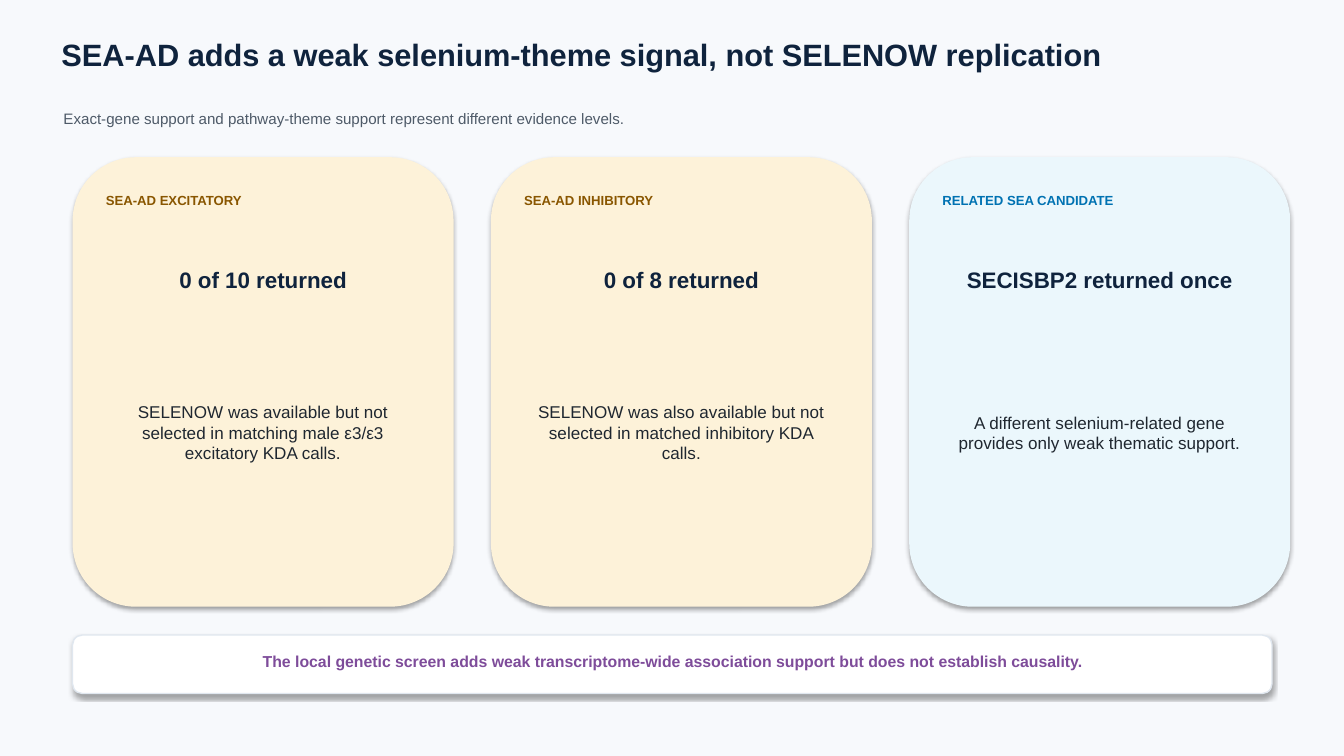
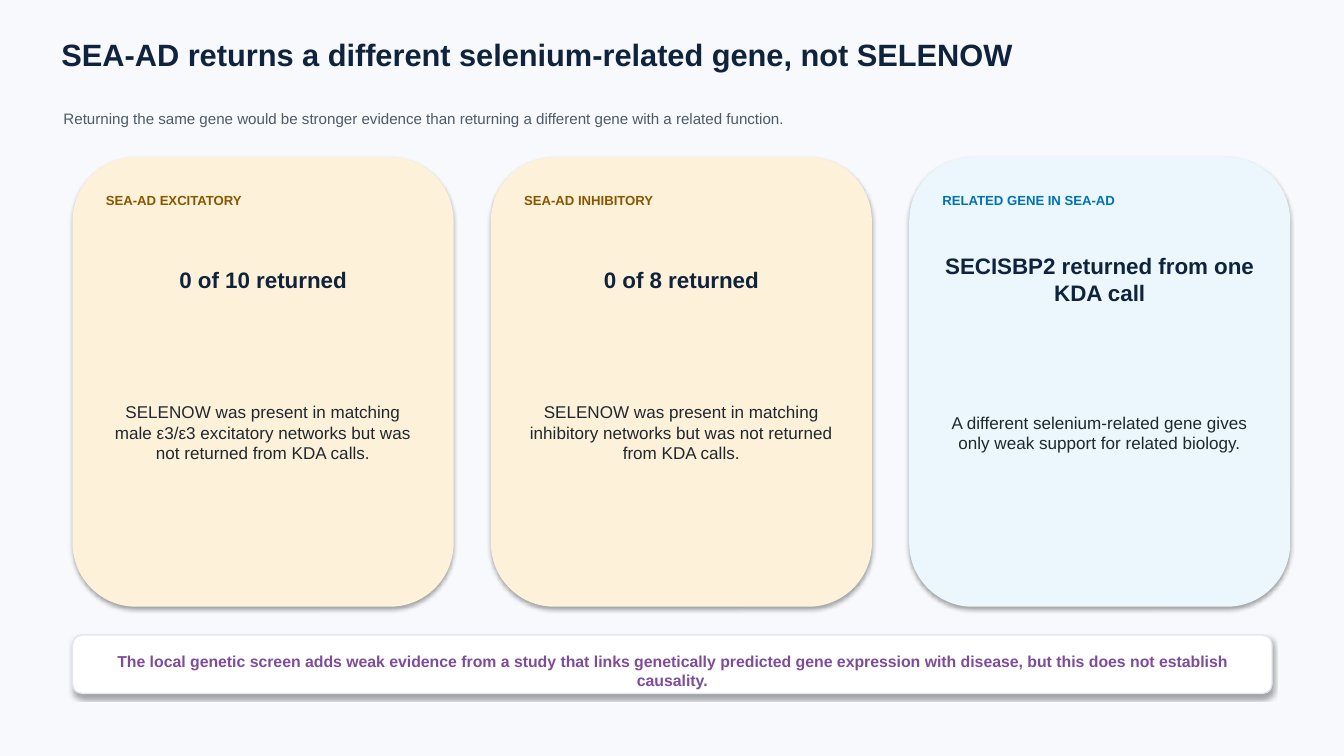
Before and after one commit to ericzhuang2010/alzheimer, a slide deck: slide 122 of docs/presentations/09162026/09162026_sex_apoe_kda_fine_broad.pptx (slide 117 before the commit). Drawn at 1344x756 pixels with LibreOffice and Linux fonts; fonts in the diff are those of the drawing. Boxes give left, top, right and bottom in pixels: in the first picture for what was removed or moved away, otherwise in the second. Text is boxed around its words. In the diff, an @@ line names an element or a change of style, - is before the commit and + after.

```diff
--- a/docs/presentations/09162026/09162026_sex_apoe_kda_fine_broad.pptx
+++ b/docs/presentations/09162026/09162026_sex_apoe_kda_fine_broad.pptx
@@ text at (61,43,1012,71): text changed @@
-SEA-AD adds a weak selenium-theme signal, not SELENOW replication
+SEA-AD returns a different selenium-related gene, not SELENOW
@@ text at (63,113,783,127): text changed @@
-Exact-gene support and pathway-theme support represent different evidence levels.
+Returning the same gene would be stronger evidence than returning a different gene with a related function.
@@ text at (942,196,1115,205): text changed @@
-RELATED SEA CANDIDATE
+RELATED GENE IN SEA-AD
@@ text at (945,257,1254,302): text changed @@
-SECISBP2 returned once
+SECISBP2 returned from one KDA call
@@ text at (115,405,410,459): text changed @@
-SELENOW was available but not selected in matching male ε3/ε3 excitatory KDA calls.
+SELENOW was present in matching male ε3/ε3 excitatory networks but was not returned from KDA calls.
@@ text at (530,405,832,459): text changed @@
-SELENOW was also available but not selected in matched inhibitory KDA calls.
+SELENOW was present in matching inhibitory networks but was not returned from KDA calls.
@@ text at (952,416,1247,453): text changed @@
-A different selenium-related gene provides only weak thematic support.
+A different selenium-related gene gives only weak support for related biology.
@@ text at (117,655,1227,690): text changed @@
-The local genetic screen adds weak transcriptome-wide association support but does not establish causality.
+The local genetic screen adds weak evidence from a study that links genetically predicted gene expression with disease, but this does not establish causality.
```
Also in this commit, not shown: 78 other slides changed, 7 slides added, 8 slides removed, 43 other files.
